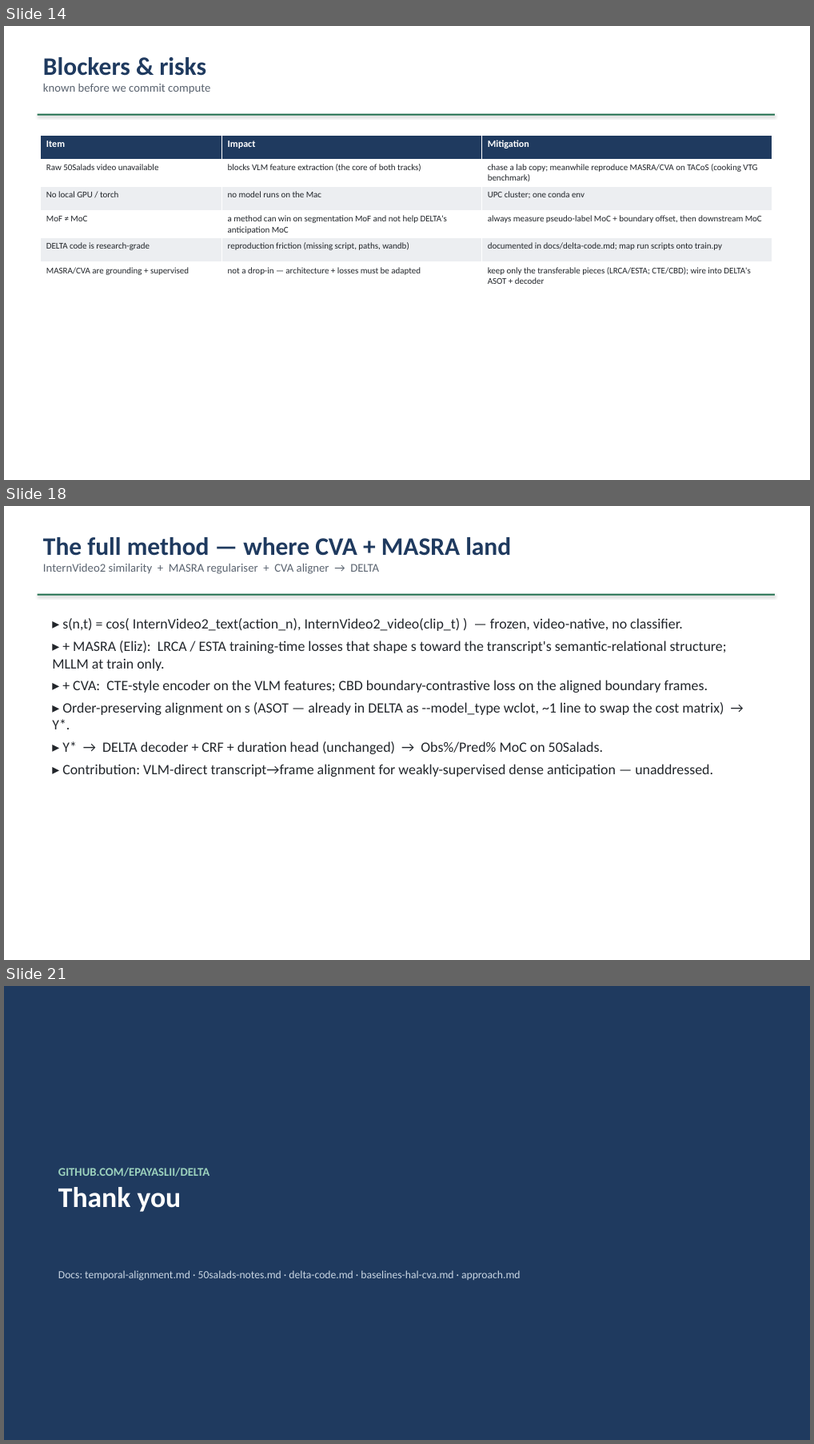
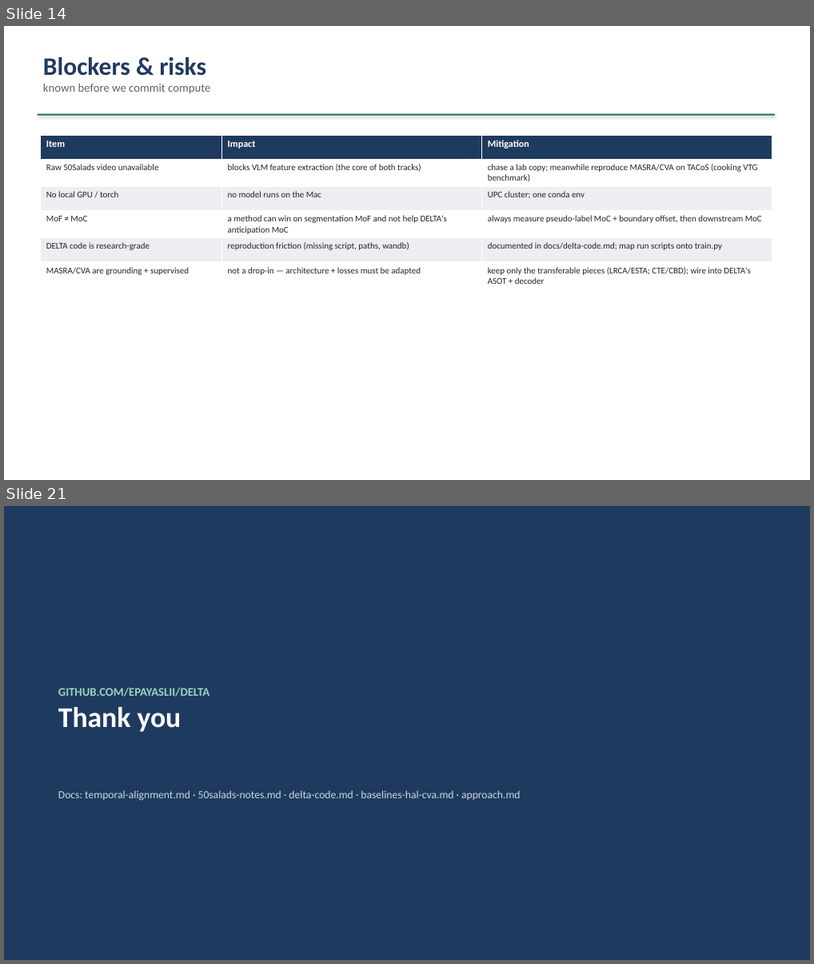
Before and after one commit to epayaslii/DELTA, a slide deck: slides/DELTA_progress.pptx. Shown one above the other, each under a label of ours: slides 14, 18 and 21 before the commit, slides 14 and 21 after it; the slides between them are not shown. The pictures are 814x1444 and 814x964 pixels, drawn with LibreOffice and Linux fonts; fonts in the diff are those of the drawing. Boxes give left, top, right and bottom in pixels: in the first picture for what was removed or moved away, otherwise in the second. Text is boxed around its words. In the diff, an @@ line names an element or a change of style, - is before the commit and + after.

Commit message:
Update the deck with measured results
The back half was still the pre-measurement plan (InternVideo2, "chase raw 50S
video", an M1-M7 schedule) with no numbers in it. Replaced with a results
section and refreshed the opening summary and takeaways.

New: the headline table (every method vs the naive-uniform floor), the
diagnostic evidence for why (0.94 frame similarity, 27% on the hard semantic
test, the self-confirmation trace), what the results do and don't imply, the
build/test status, and the asks -- GPU access with remote access confirmed
before the on-site weeks end, plus the direction call.

States plainly that 67 passing tests show the code is correct on synthetic
data, not that the method works.

```diff
--- a/slides/DELTA_progress.pptx
+++ b/slides/DELTA_progress.pptx
@@ slide 18 removed at [4, 506, 810, 960], background #FFFFFF @@
@@ text removed at [43, 537, 511, 574] @@
-The full method — where CVA + MASRA land
-InternVideo2 similarity + MASRA regulariser + CVA aligner → DELTA
@@ rectangle removed at [38, 594, 775, 596] @@
@@ text removed at [52, 618, 727, 776] @@
-▸ s(n,t) = cos( InternVideo2_text(action_n), InternVideo2_video(clip_t) ) — frozen, video-native, no classifier.
-▸ + MASRA (Eliz): LRCA / ESTA training-time losses that shape s toward the transcript's semantic-relational structure; MLLM at train only.
-▸ + CVA: CTE-style encoder on the VLM features; CBD boundary-contrastive loss on the aligned boundary frames.
-▸ Order-preserving alignment on s (ASOT — already in DELTA as --model_type wclot, ~1 line to swap the cost matrix) → Y*.
-▸ Y* → DELTA decoder + CRF + duration head (unchanged) → Obs%/Pred% MoC on 50Salads.
-▸ Contribution: VLM-direct transcript→frame alignment for weakly-supervised dense anticipation — unaddressed.
```
Also in this commit, not shown: 3 slides changed, 5 slides added, 4 other slides removed, 1 other file.
